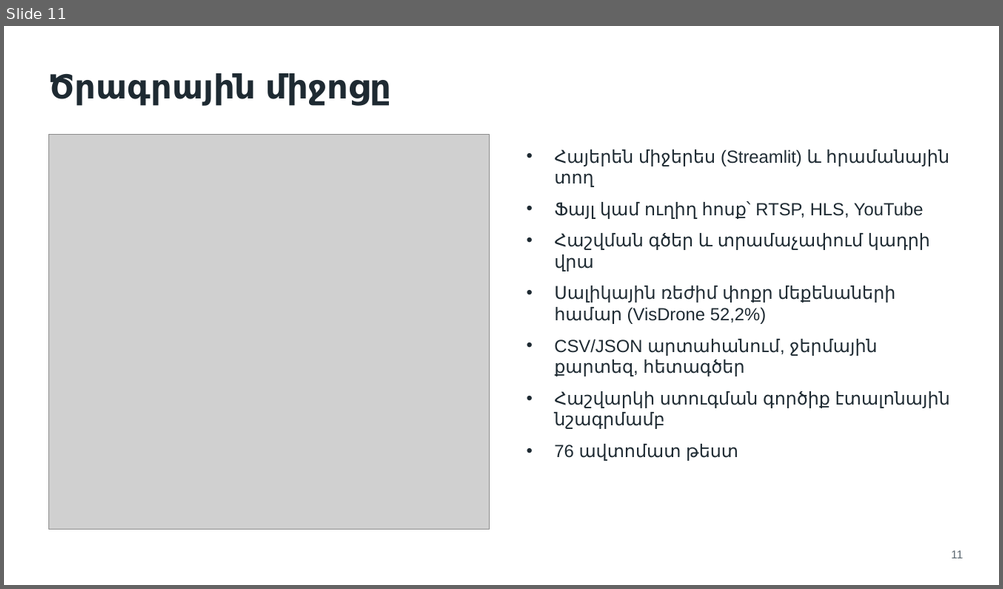
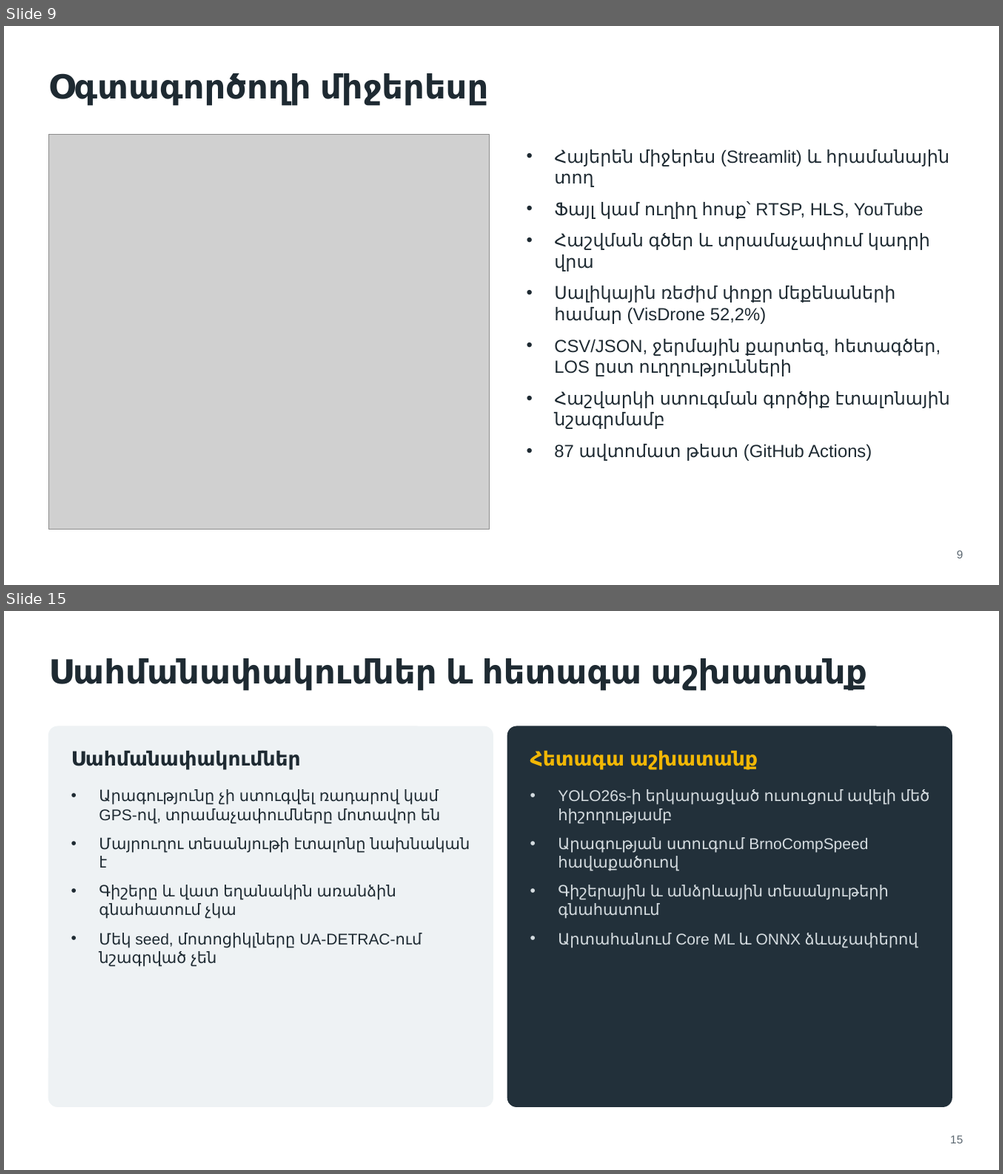
Before and after one commit to marrr862/traffic-cnn, a slide deck: thesis/presentation/DEFENSE.pptx. Shown one above the other, each under a label of ours: slide 11 before the commit, slides 9 and 15 after it; the slides between them are not shown. The pictures are 1003x589 and 1003x1174 pixels, drawn with LibreOffice and Linux fonts; fonts in the diff are those of the drawing; grey boxes stand for pictures. Boxes give left, top, right and bottom in pixels: in the first picture for what was removed or moved away, otherwise in the second. Text is boxed around its words. In the diff, an @@ line names an element or a change of style, - is before the commit and + after.

```diff
--- a/thesis/presentation/DEFENSE.pptx
+++ b/thesis/presentation/DEFENSE.pptx
@@ slide 15 added at bbox=[4, 611, 999, 1170], background #FFFFFF @@
@@ title added at bbox=[48, 658, 867, 691], 32 pt, text #1E2A32, bold @@
+Սահմանափակումներ և հետագա աշխատանք
@@ rounded rectangle added at bbox=[48, 726, 492, 1107], fill #EEF2F4, outline #EEF2F4 1 pt @@
@@ rounded rectangle added at bbox=[508, 726, 951, 1107], fill #22303A, outline #22303A 1 pt @@
@@ text added at bbox=[71, 750, 301, 770], 19 pt, text #1E2A32, bold @@
+Սահմանափակումներ
@@ text added at bbox=[530, 750, 757, 770], 19 pt, text #F2B705, bold @@
+Հետագա աշխատանք
@@ text added at bbox=[99, 789, 470, 967], 15 pt, text #1E2A32 @@
+• Արագությունը չի ստուգվել ռադարով կամ GPS-ով, տրամաչափումները մոտավոր են
+• Մայրուղու տեսանյութի էտալոնը նախնական է
+• Գիշերը և վատ եղանակին առանձին գնահատում չկա
+• Մեկ seed, մոտոցիկլները UA-DETRAC-ում նշագրված չեն
@@ text added at bbox=[558, 789, 930, 948], 15 pt, text #D5DCE0 @@
+• YOLO26s-ի երկարացված ուսուցում ավելի մեծ հիշողությամբ
+• Արագության ստուգում BrnoCompSpeed հավաքածուով
+• Գիշերային և անձրևային տեսանյութերի գնահատում
+• Արտահանում Core ML և ONNX ձևաչափերով
@@ page number added at bbox=[950, 1136, 962, 1144], 11 pt, text #5B6770 @@
+15
@@ what was slide 11 is now slide 9 @@
@@ slide 9 changed as well @@
@@ title at bbox=[48, 73, 488, 106]: text changed @@
-Ծրագրային միջոցը
+Օգտագործողի միջերեսը
@@ text at bbox=[554, 339, 935, 377]: text changed @@
-• CSV/JSON արտահանում, ջերմային քարտեզ, հետագծեր
+• CSV/JSON, ջերմային քարտեզ, հետագծեր, LOS ըստ ուղղությունների
@@ text at bbox=[554, 444, 871, 461]: text changed @@
-• 76 ավտոմատ թեստ
+• 87 ավտոմատ թեստ (GitHub Actions)
@@ page number at bbox=[956, 551, 963, 559]: text changed @@
-11
+9
```
Also in this commit, not shown: 5 other slides changed, 7 other slides added, 4 slides removed, 15 other files.
